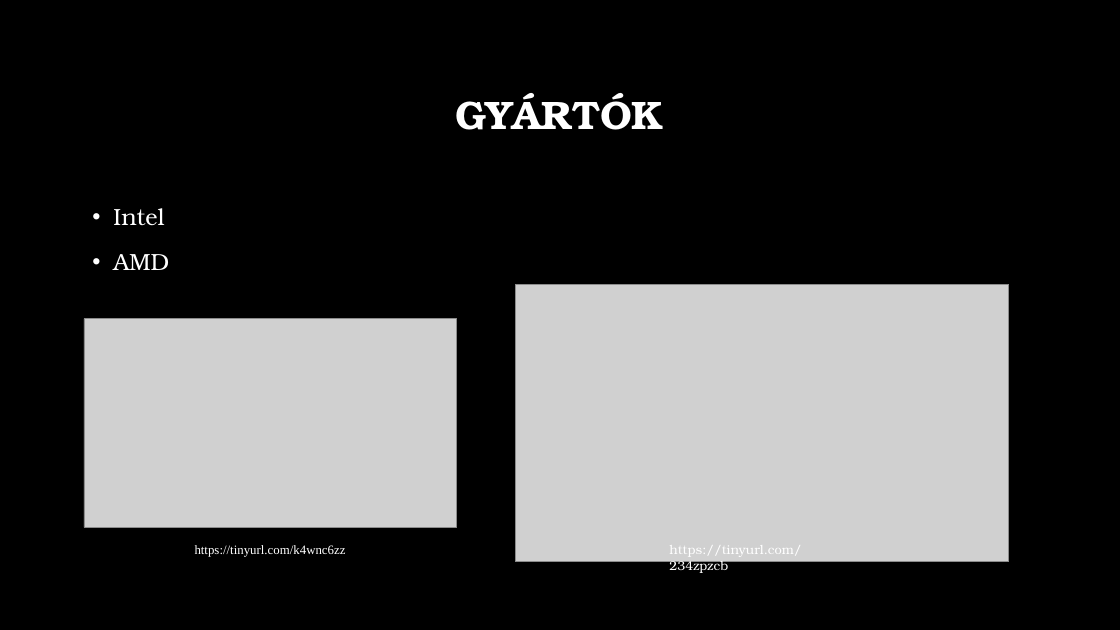
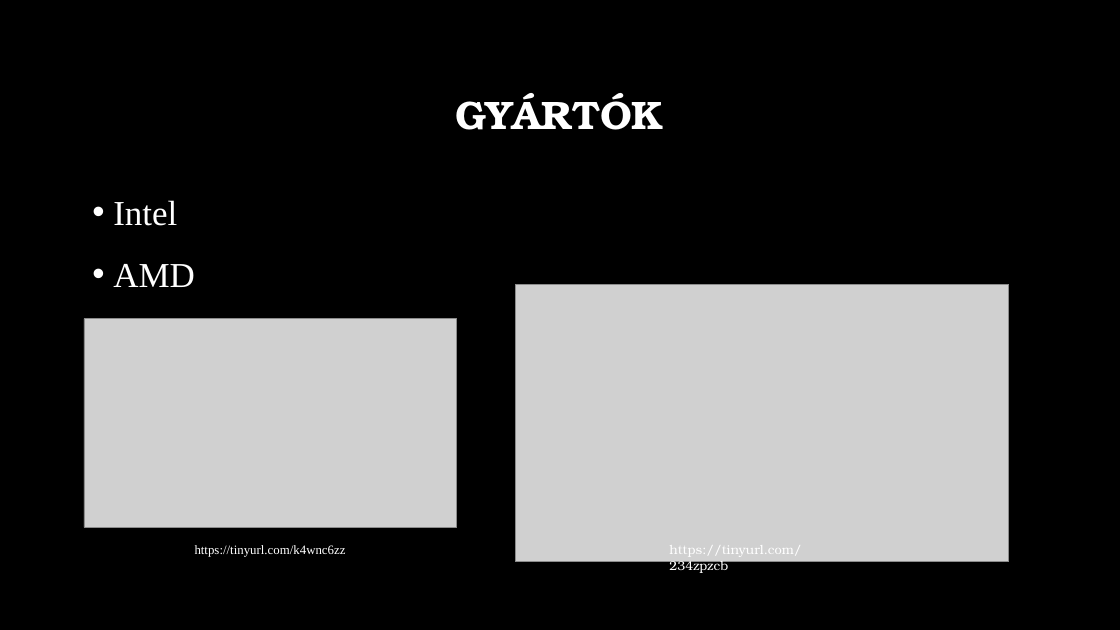
Before and after one commit to MszrsRicsi/Paprika, a slide deck: slide 2 of Processzorok.pptx. Drawn at 1120x630 pixels with LibreOffice and Linux fonts; fonts in the diff are those of the drawing; grey boxes stand for pictures; background and template pictures are left out. Boxes give left, top, right and bottom in pixels: in the first picture for what was removed or moved away, otherwise in the second. Text is boxed around its words. In the diff, an @@ line names an element or a change of style, - is before the commit and + after.

```diff
--- a/Processzorok.pptx
+++ b/Processzorok.pptx
@@ text "Intel": place and size @@
-text "Intel" at (113,208,169,270)
+text "Intel" at (113,200,195,287)
@@ text "Intel" at (113,200,195,287): size 20 to 30 pt, font TeX Gyre Bonum to Times New Roman @@
```
Also in this commit, not shown: 2 other slides changed, 6 slides added, 4 slides removed.
